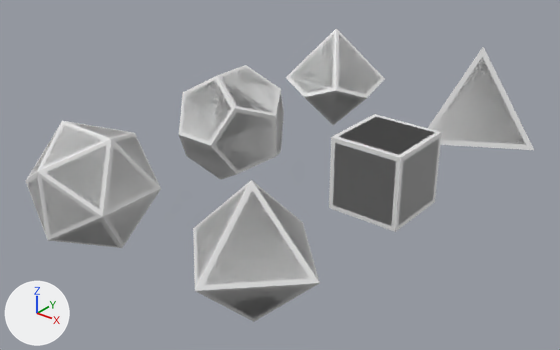
What one commit did to the Blender file src/assets/dice.blend.
Camera for both pictures: a camera (50 mm lens) standing at (6.78, -9.07, 4.95) and looking at (-0.11, -0.46, -0.39). Lighting does not change. The marker at lower left points along +X, +Y and +Z.

Objects in the first picture: 'MODEL_D10', 'MODEL_D12', 'MODEL_D20', 'MODEL_D4', 'MODEL_D6', 'MODEL_D8', 'SHAPE_D10', 'SHAPE_D12', 'SHAPE_D20', 'SHAPE_D4', 'SHAPE_D6', 'SHAPE_D8'.
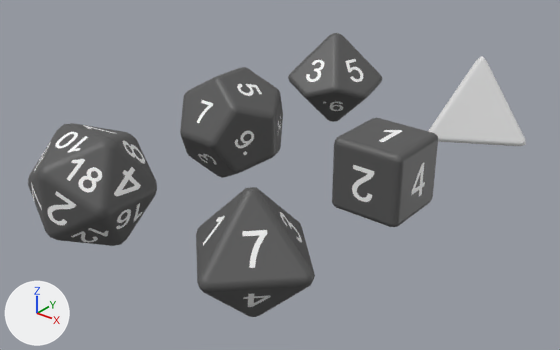
Commit message: WIP dice numbers

Pixel boxes (x1, y1, x2, y2) of what changed, in the pictures (560 x 350 px):
'MODEL_D20', recoloured, surface changed, modifiers changed: before (28, 123, 156, 246); after (28, 123, 157, 246)
'MODEL_D8', recoloured, surface changed, modifiers changed: before (196, 189, 315, 319); after (196, 187, 315, 317)
'MODEL_D6', recoloured, surface changed, modifiers changed: before (333, 117, 439, 226); after (332, 118, 438, 227)
'MODEL_D12', recoloured, surface changed, modifiers changed: before (182, 68, 283, 177); after (180, 67, 283, 178)
'SHAPE_D20', hidden: before (26, 121, 161, 248)
'SHAPE_D6', hidden: before (329, 114, 442, 232)
'MODEL_D4', recoloured, modifiers changed: before (433, 58, 524, 144); after (428, 56, 526, 146)
'MODEL_D10', recoloured, surface changed: (288, 33, 382, 123) in both
'SHAPE_D8', hidden: before (193, 180, 320, 322)
'SHAPE_D12', hidden: before (179, 65, 284, 180)
'SHAPE_D10', hidden: before (286, 28, 385, 125)
'SHAPE_D4', hidden: before (428, 47, 534, 150)
part 2 of me_cone_001, surface changed: before (291, 35, 380, 123); after (288, 33, 382, 122)

Edits to the bpy script that builds the scene:
```text
Add mat_dicemat:
    mat_dicemat = bpy.data.materials.new('DiceMat')
    # uses the picture img_font_atlas_png
Change me_solid_002:
    where me_solid_002.from_pydata(...)  # 4 vertices, 4 faces; spans x -0.57..1.13, y -0.98..0.98, z -0.4..1.2
    add me_solid_002.materials.append(mat_material_001)  # white #e7e7e7
Change me_solid_008:
    where me_solid_008.from_pydata(...)  # 4 vertices, 4 faces; spans x -0.57..1.13, y -0.98..0.98, z -0.4..1.2
    add me_solid_008.materials.append(mat_d4mat)  # white #e7e7e7
Change me_solid_007:
    where me_solid_007.from_pydata(...)  # 8 vertices, 6 faces; spans x -0.577..0.577, y -0.577..0.577, z -0.577..0.577
    me_solid_007 part 1: texture (UV) coordinates changed
    add me_solid_007.materials.append(mat_dicemat)
Change me_cone_001:
    where me_cone_001.from_pydata(...)  # 12 vertices, 10 faces; spans x -0.96..0.96, y -1.01..1.01, z -1.0..1.0
    me_cone_001 part 2: texture (UV) coordinates of 10 of 10 faces, centred in x -0.63..0.63, y -0.66..0.66, z -0.28..0.28, changed; they spanned u 0.15..0.35, v 0.14..0.36 and now span u -0.02..1.02, v 0.44..1.1
    add me_cone_001.materials.append(mat_dicemat)
Change me_solid_004:
    where me_solid_004.from_pydata(...)  # 20 vertices, 12 faces; spans x -0.93..0.93, y -0.93..0.93, z -0.93..0.93
    me_solid_004 part 3: texture (UV) coordinates changed
    add me_solid_004.materials.append(mat_dicemat)
Change me_solid_001:
    where me_solid_001.from_pydata(...)  # 12 vertices, 20 faces; spans x -0.85..0.85, y -0.85..0.85, z -0.85..0.85
    me_solid_001 part 4: texture (UV) coordinates changed
    add me_solid_001.materials.append(mat_dicemat)
Change me_cone_008:
    where me_cone_008.from_pydata(...)  # 6 vertices, 8 faces; spans x -1.0..1.0, y -1.0..1.0, z -1.0..1.0
    me_cone_008 part 5: texture (UV) coordinates of 8 of 8 faces, centred in x -0.33..0.33, y -0.33..0.33, z -0.33..0.33, changed; they spanned u 0.13..0.37, v 0.13..0.37 and now span u -0.05..1.04, v 0.51..1.08
    add me_cone_008.materials.append(mat_dicemat)
Change ob_shape_d4:
    add ob_shape_d4.hide_set(True)  # its collection is switched off
Change ob_shape_d6:
    add ob_shape_d6.hide_set(True)  # its collection is switched off
Change ob_shape_d10:
    add ob_shape_d10.hide_set(True)  # its collection is switched off
Change ob_shape_d12:
    add ob_shape_d12.hide_set(True)  # its collection is switched off
Change ob_shape_d20:
    add ob_shape_d20.hide_set(True)  # its collection is switched off
Change ob_shape_d8:
    add ob_shape_d8.hide_set(True)  # its collection is switched off
Change ob_model_d4:
    where _m = ob_model_d4.modifiers.new('Bevel', 'BEVEL')
    add _m.width = 0.15
    add _m.width_pct = 0.15
    add _m.segments = 2
Change ob_model_d6:
    where _m = ob_model_d6.modifiers.new('Bevel', 'BEVEL')
    add _m.width = 0.15
    add _m.width_pct = 0.15
    add _m.segments = 2
Change ob_model_d10:
    where _m = ob_model_d10.modifiers.new('Bevel', 'BEVEL')
    add _m.width = 0.15
    add _m.width_pct = 0.15
    add _m.segments = 2
Change ob_model_d12:
    where _m = ob_model_d12.modifiers.new('Bevel', 'BEVEL')
    add _m.width = 0.15
    add _m.width_pct = 0.15
    add _m.segments = 2
Change ob_model_d20:
    where _m = ob_model_d20.modifiers.new('Bevel', 'BEVEL')
    add _m.width = 0.15
    add _m.width_pct = 0.15
    add _m.segments = 2
Change ob_model_d8:
    where _m = ob_model_d8.modifiers.new('Bevel', 'BEVEL')
    add _m.width = 0.15
    add _m.width_pct = 0.15
    add _m.segments = 2
```
